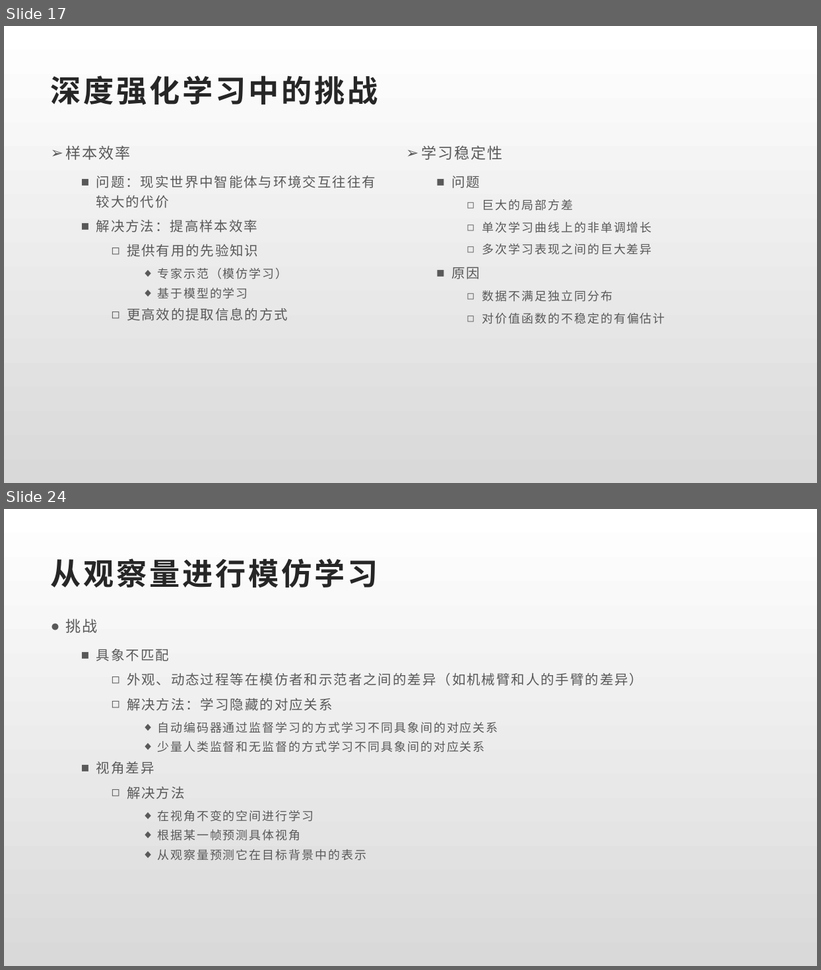
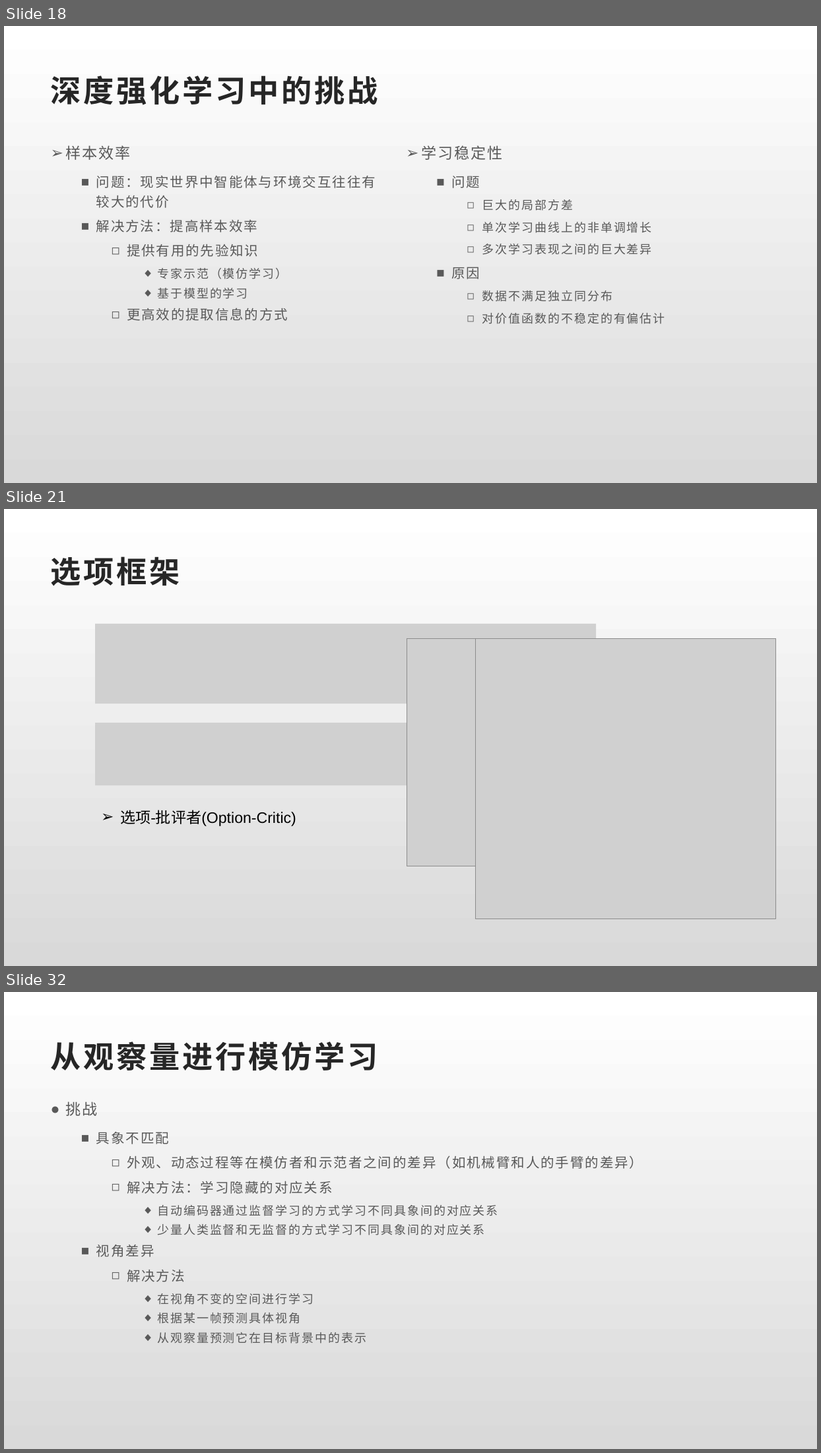
Before and after one commit to youchenlong/Code, a slide deck: Python/RL/深度强化学习.pptx. Shown one above the other, each under a label of ours: slides 17 and 24 before the commit, slides 18, 21 and 32 after it; the slides between them are not shown. The pictures are 821x970 and 821x1453 pixels, drawn with LibreOffice and Linux fonts; fonts in the diff are those of the drawing; grey boxes stand for pictures; background and template pictures are left out. Boxes give left, top, right and bottom in pixels: in the first picture for what was removed or moved away, otherwise in the second. Text is boxed around its words. In the diff, an @@ line names an element or a change of style, - is before the commit and + after.

```diff
--- a/Python/RL/深度强化学习.pptx
+++ b/Python/RL/深度强化学习.pptx
@@ slide 21 added at (4, 509, 817, 966), background gradient #FFFFFF to #D9D9D9 @@
@@ text added at (51, 557, 180, 586), 36 pt, text #262626, bold @@
+选项框架
@@ picture added at (96, 624, 596, 704) @@
@@ picture added at (407, 639, 776, 867) @@
@@ picture added at (476, 639, 776, 920) @@
@@ picture added at (96, 723, 590, 786) @@
@@ text added at (120, 810, 296, 826), 18 pt, text #000000 @@
+➢ 选项-批评者(Option-Critic)
@@ what was slide 17 is now slide 18 @@
@@ what was slide 24 is now slide 32 @@
```
Also in this commit, not shown: 11 slides changed, 7 other slides added, 27 other files.
